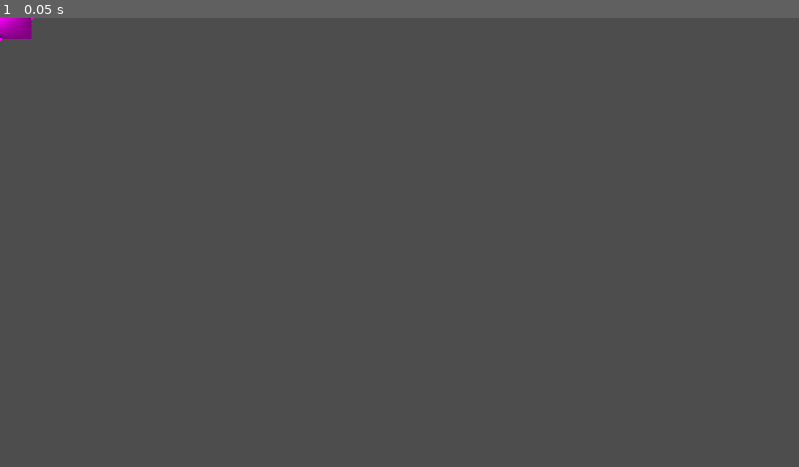
Above: before the commit, frame 1.
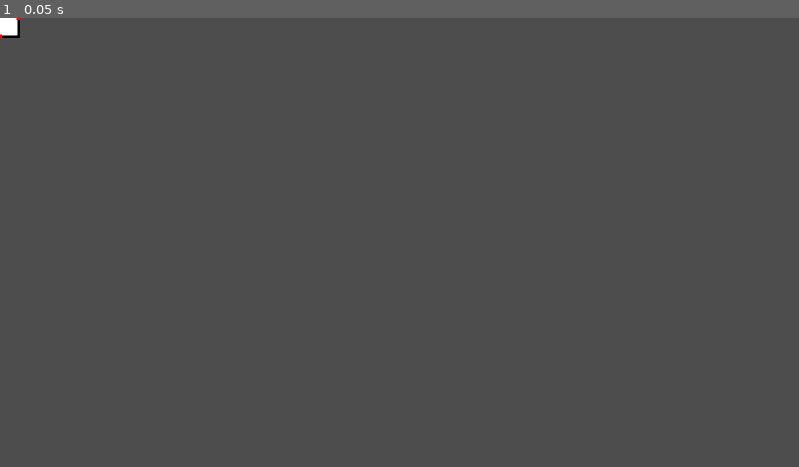
Above: after the commit, the same moment.

Repository: DallasHuff/brackeys-jam-25
Game: Godot game, scene res://main.tscn
The game is run twice, just before and just after one commit, with the same random seed, the same clock (stepped at 60 frames per second) and the same inputs.
Inputs:
- Up to frame 1 (0.05 s): no input

The runs differ from the first frame. In frame 1, 0.2% of the frame differs, in the area x 0-5%, y 0-6%.
Error after the commit: Invalid call. Nonexistent function 'queue_free' in base 'PackedScene'. (res://floor.gd:32)

Commit message:
Added walls, color changes

Diff:
--- a/door.tscn
+++ b/door.tscn
@@ -1,11 +1,9 @@
 [gd_scene load_steps=4 format=3 uid="uid://b2c6of1fkxb1n"]
 
 [ext_resource type="Script" uid="uid://l2x2vyq6y2lu" path="res://door.gd" id="1_ba8gm"]
+[ext_resource type="Texture2D" uid="uid://bbqv1pfcry7tb" path="res://white square.png" id="2_v6xrn"]
 
 [sub_resource type="RectangleShape2D" id="RectangleShape2D_hun61"]
-size = Vector2(10, 10)
-
-[sub_resource type="PlaceholderTexture2D" id="PlaceholderTexture2D_ba8gm"]
 size = Vector2(10, 10)
 
 [node name="Door" type="Area2D"]
@@ -15,4 +13,5 @@
 shape = SubResource("RectangleShape2D_hun61")
 
 [node name="Sprite2D" type="Sprite2D" parent="."]
-texture = SubResource("PlaceholderTexture2D_ba8gm")
+modulate = Color(1, 0, 0, 1)
+texture = ExtResource("2_v6xrn")
--- /dev/null
+++ b/obstacle.tscn
@@ -0,0 +1,17 @@
+[gd_scene load_steps=3 format=3 uid="uid://ly374lfgx7y3"]
+
+[ext_resource type="Texture2D" uid="uid://bbqv1pfcry7tb" path="res://white square.png" id="1_sl1jc"]
+
+[sub_resource type="RectangleShape2D" id="RectangleShape2D_aubd6"]
+
+[node name="Obstacle" type="StaticBody2D"]
+scale = Vector2(1.0044575, 1)
+
+[node name="CollisionShape2D" type="CollisionShape2D" parent="."]
+scale = Vector2(0.25, 0.25)
+shape = SubResource("RectangleShape2D_aubd6")
+
+[node name="Sprite2D" type="Sprite2D" parent="."]
+modulate = Color(0, 0, 0, 1)
+scale = Vector2(0.5, 0.5)
+texture = ExtResource("1_sl1jc")
--- a/room.tscn
+++ b/room.tscn
@@ -1,28 +1,46 @@
-[gd_scene load_steps=4 format=3 uid="uid://msjbmodafbn1"]
+[gd_scene load_steps=5 format=3 uid="uid://msjbmodafbn1"]
 
 [ext_resource type="PackedScene" uid="uid://b2c6of1fkxb1n" path="res://door.tscn" id="1_88gup"]
 [ext_resource type="Script" uid="uid://be61puhomjmtg" path="res://room.gd" id="1_bisa2"]
-
-[sub_resource type="PlaceholderTexture2D" id="PlaceholderTexture2D_bisa2"]
+[ext_resource type="Texture2D" uid="uid://bbqv1pfcry7tb" path="res://white square.png" id="2_4o3f6"]
+[ext_resource type="PackedScene" uid="uid://ly374lfgx7y3" path="res://obstacle.tscn" id="3_v5vuv"]
 
 [node name="Room" type="Node2D" node_paths=PackedStringArray("doors")]
 script = ExtResource("1_bisa2")
-doors = [NodePath("TopDoor"), NodePath("RightDoor"), NodePath("BottomDoor"), NodePath("LeftDoor")]
+doors = [NodePath("Doors/TopDoor"), NodePath("Doors/RightDoor"), NodePath("Doors/BottomDoor"), NodePath("Doors/LeftDoor")]
 
 [node name="Room Background" type="Sprite2D" parent="."]
-scale = Vector2(151.325, 100)
-texture = SubResource("PlaceholderTexture2D_bisa2")
+scale = Vector2(9.5, 9.5)
+texture = ExtResource("2_4o3f6")
 
-[node name="TopDoor" parent="." instance=ExtResource("1_88gup")]
-position = Vector2(1, -51)
+[node name="Walls" type="Node2D" parent="."]
 
-[node name="RightDoor" parent="." instance=ExtResource("1_88gup")]
-position = Vector2(76, -1)
+[node name="LeftWall" parent="Walls" instance=ExtResource("3_v5vuv")]
+position = Vector2(-45, 0)
+scale = Vector2(1, 19)
 
-[node name="BottomDoor" parent="." instance=ExtResource("1_88gup")]
-position = Vector2(-1, 50)
+[node name="TopWall" parent="Walls" instance=ExtResource("3_v5vuv")]
+position = Vector2(0, -45)
+scale = Vector2(19, 1)
 
-[node name="LeftDoor" parent="." instance=ExtResource("1_88gup")]
-position = Vector2(-76, -1)
+[node name="TopWall2" parent="Walls" instance=ExtResource("3_v5vuv")]
+position = Vector2(0, 45)
+scale = Vector2(19, 1)
 
-[node name="SpawnPoint" type="Node2D" parent="."]
+[node name="RightWall" parent="Walls" instance=ExtResource("3_v5vuv")]
+position = Vector2(45, 0)
+scale = Vector2(1, 19)
+
+[node name="Doors" type="Node2D" parent="."]
+
+[node name="TopDoor" parent="Doors" instance=ExtResource("1_88gup")]
+position = Vector2(0, -45)
+
+[node name="RightDoor" parent="Doors" instance=ExtResource("1_88gup")]
+position = Vector2(45, 0)
+
+[node name="BottomDoor" parent="Doors" instance=ExtResource("1_88gup")]
+position = Vector2(0, 45)
+
+[node name="LeftDoor" parent="Doors" instance=ExtResource("1_88gup")]
+position = Vector2(-45, 0)
Binary file added: white square.png
Not shown, added: white square.png.import
